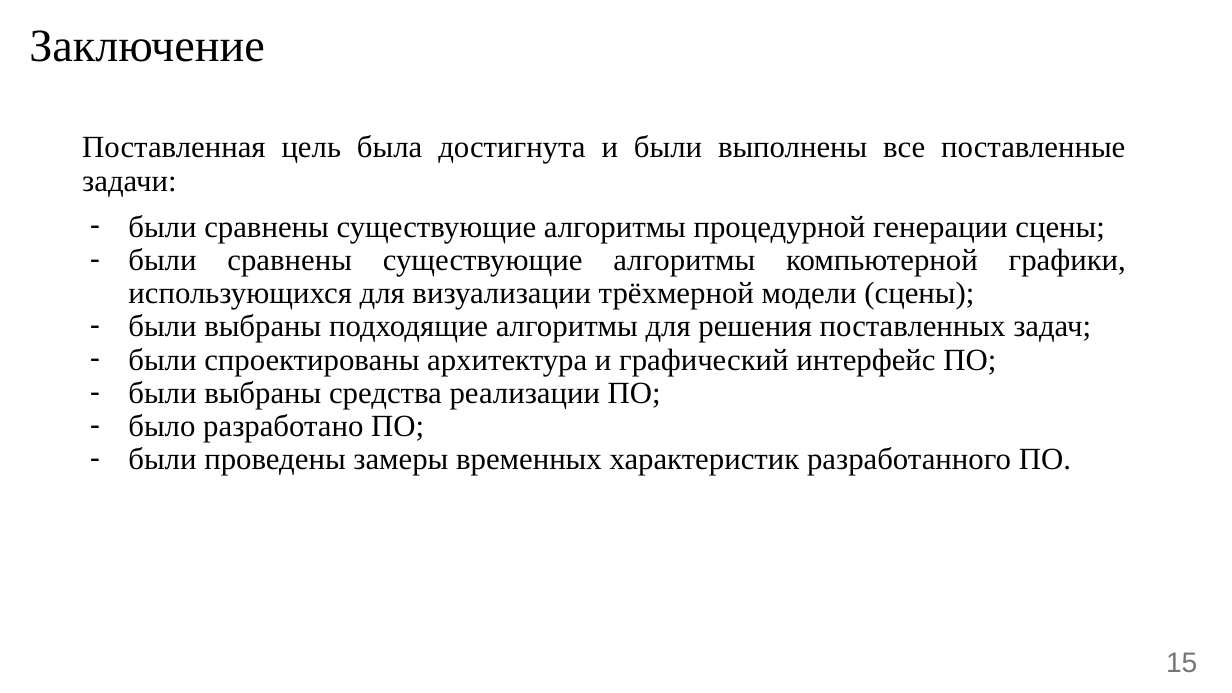
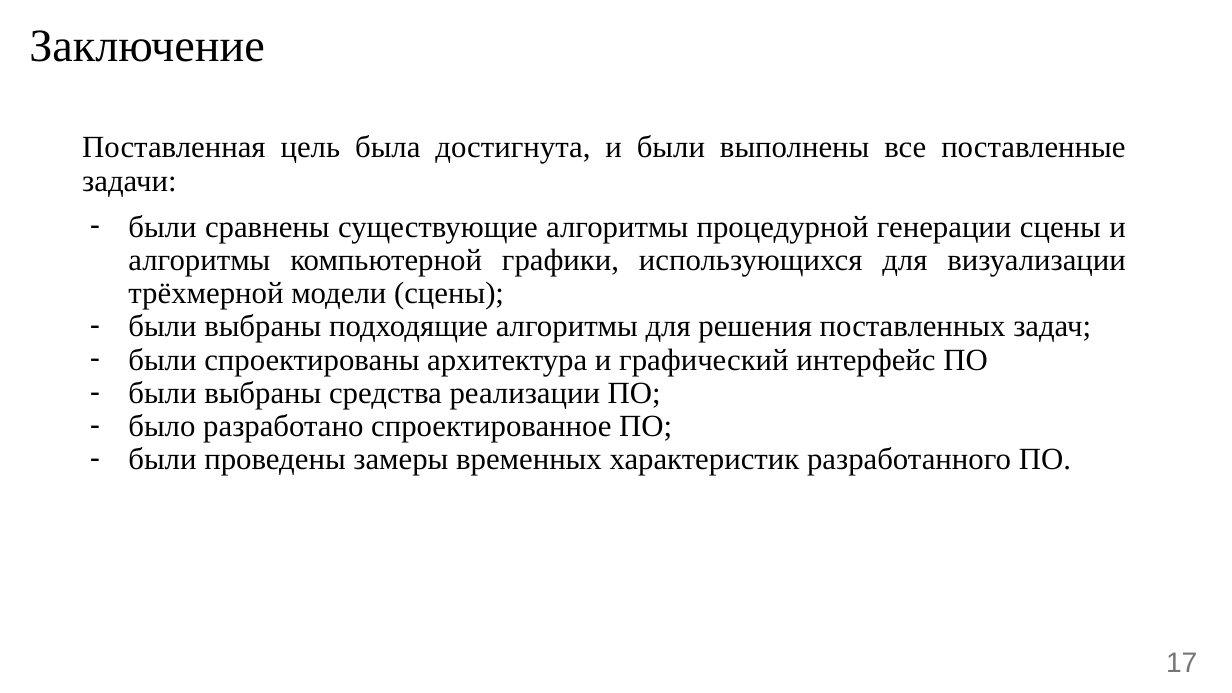
Before and after one commit to Danilado/IU7-CG-CW, a slide deck: slide 17 of docs/Presentation.pptx (slide 15 before the commit). Drawn at 1232x693 pixels with LibreOffice and Linux fonts; fonts in the diff are those of the drawing. Boxes give left, top, right and bottom in pixels: in the first picture for what was removed or moved away, otherwise in the second. Text is boxed around its words. In the diff, an @@ line names an element or a change of style, - is before the commit and + after.

```diff
--- a/docs/Presentation.pptx
+++ b/docs/Presentation.pptx
@@ text at [82, 135, 1126, 309]: text changed @@
-Поставленная цель была достигнута и были выполнены все поставленные задачи:
-– были сравнены существующие алгоритмы процедурной генерации сцены;
-– были сравнены существующие алгоритмы компьютерной графики, использующихся для визуализации трёхмерной модели (сцены);
+Поставленная цель была достигнута, и были выполнены все поставленные задачи:
+– были сравнены существующие алгоритмы процедурной генерации сцены и алгоритмы компьютерной графики, использующихся для визуализации трёхмерной модели (сцены);
@@ text at [128, 348, 987, 376]: text changed @@
-– были спроектированы архитектура и графический интерфейс ПО;
+– были спроектированы архитектура и графический интерфейс ПО
@@ text at [128, 414, 672, 442]: text changed @@
-– было разработано ПО;
+– было разработано спроектированное ПО;
@@ page number at [1166, 652, 1197, 672]: text changed @@
-15
+17
```
Also in this commit, not shown: 8 other slides changed, 4 slides added, 2 slides removed, 24 other files.
